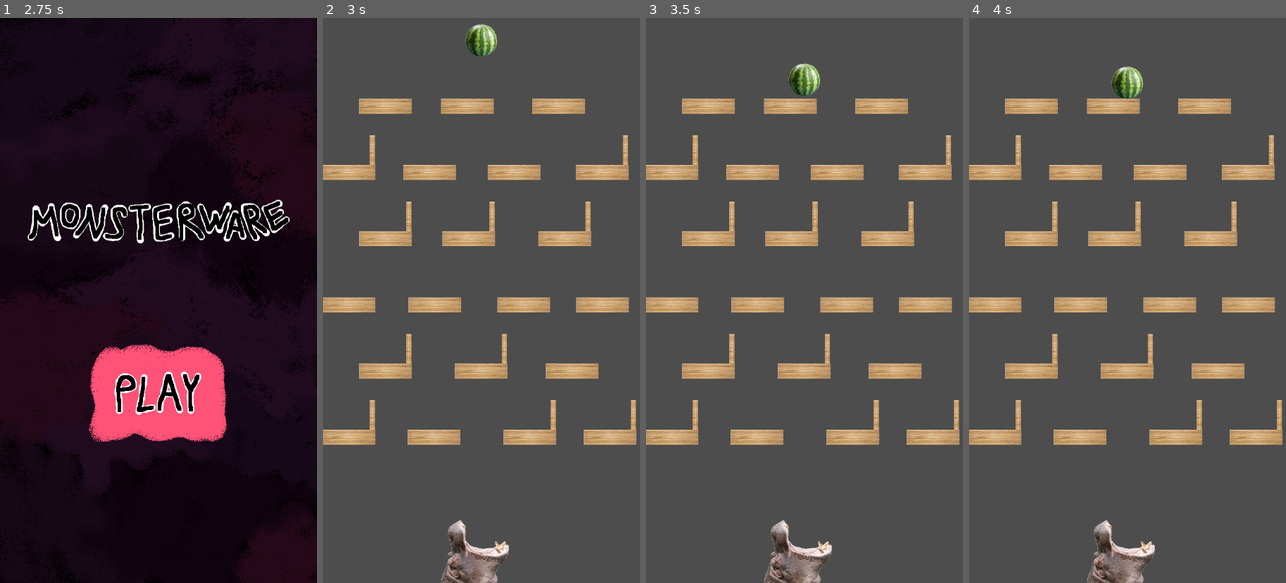
Above: before the commit, frames 1-4 (left to right).
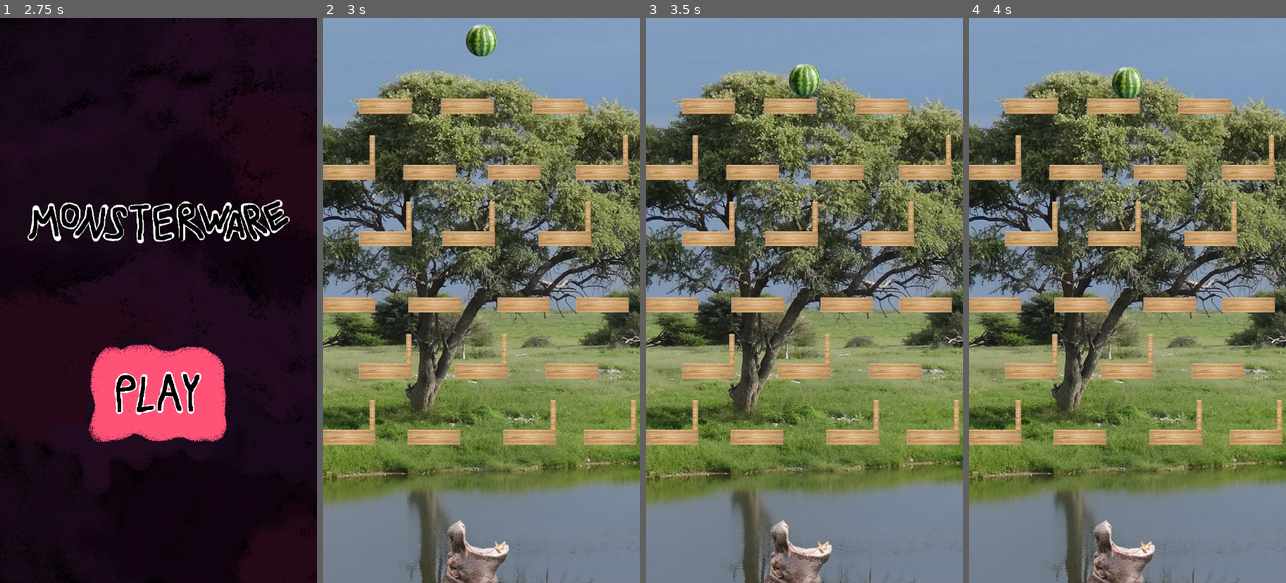
Above: after the commit, the same moments.

Repository: codemonsters/macaronigate
Game: Godot game, scene res://menu.tscn
The game is run twice, just before and just after one commit, with the same random seed, the same clock (stepped at 60 frames per second) and the same inputs.
Inputs (mouse positions are in pixels of both pictures, inside the frame that each line leads up to):
- Up to frame 1 (2.75 s): move the mouse to (228, 272) at 0.52 s; hold Right 0.53-1.28 s; click (228, 272) at 0.67 s; move the mouse to (95, 328) at 1.27 s; hold Left 1.28-2.03 s; move the mouse to (190, 176) at 2.02 s; hold Right from 2.03 s (still down)
- Up to frame 2 (3 s): keep holding Right; move the mouse to (465, 413) at 2.77 s; click (465, 413) at 2.92 s
- Up to frame 3 (3.5 s): keep holding Right
- Up to frame 4 (4 s): move the mouse to (1222, 385) at 3.52 s; release Right at 3.53 s; hold Left from 3.53 s (still down)

Frame 1 is identical in both runs. In frame 2, 81% of the frame differs, in the area x 0-100%, y 0-100%; in frame 3, 81%; in frame 4, 81%.

Commit message:
añadida imagen de fondo para happy hippo

Diff:
--- a/src/minigames/happyhippo/main.tscn
+++ b/src/minigames/happyhippo/main.tscn
@@ -1,16 +1,21 @@
-[gd_scene load_steps=4 format=3 uid="uid://dipwvh3mnxwrp"]
+[gd_scene load_steps=5 format=3 uid="uid://dipwvh3mnxwrp"]
 
 [ext_resource type="Script" path="res://minigames/happyhippo/main.gd" id="1_mca63"]
 [ext_resource type="PackedScene" uid="uid://bvpnrwu51kssf" path="res://minigames/happyhippo/watermelon.tscn" id="1_wyqtf"]
+[ext_resource type="Texture2D" uid="uid://b135iipjs4ds2" path="res://minigames/happyhippo/savanna.jpg" id="4_eibs5"]
 [ext_resource type="Texture2D" uid="uid://1o8c4wcmaskf" path="res://minigames/happyhippo/Happyhippo.png" id="4_gi4xr"]
 
 [node name="main" type="Node2D"]
 script = ExtResource("1_mca63")
 
+[node name="background" type="Sprite2D" parent="."]
+position = Vector2(360, 640)
+texture = ExtResource("4_eibs5")
+
 [node name="watermelon" parent="." instance=ExtResource("1_wyqtf")]
 position = Vector2(360, 50)
 
-[node name="Sprite2D" type="Sprite2D" parent="."]
+[node name="hippo" type="Sprite2D" parent="."]
 position = Vector2(360, 1225)
 scale = Vector2(0.3, 0.3)
 texture = ExtResource("4_gi4xr")
Binary file added: src/minigames/happyhippo/savanna.jpg
Not shown, added: src/minigames/happyhippo/savanna.jpg.import
